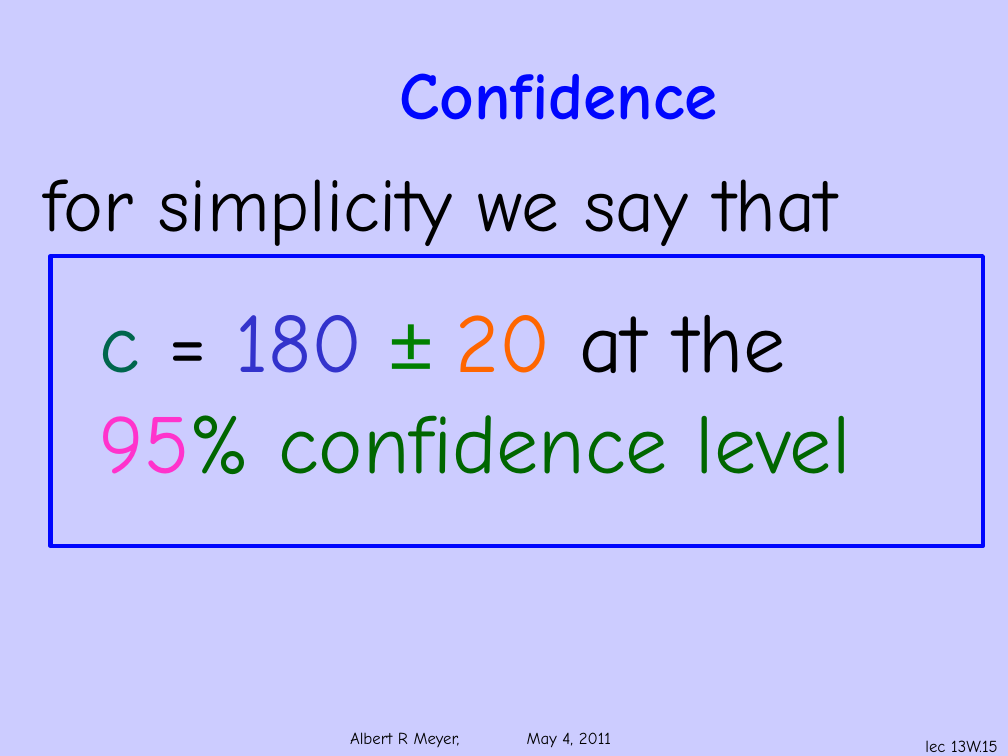
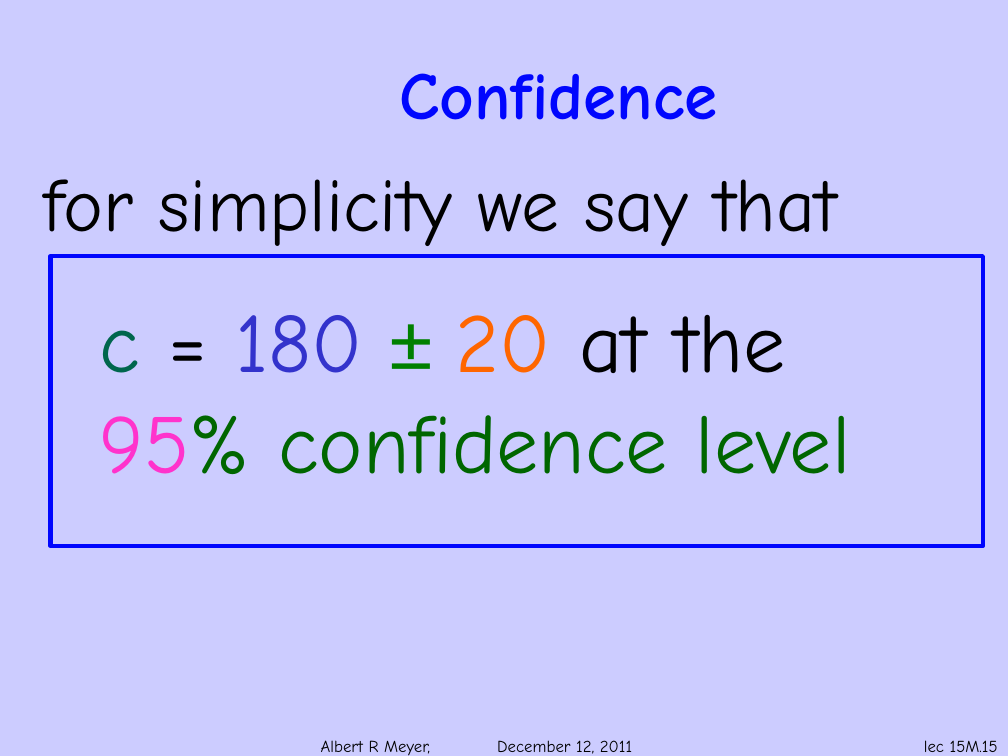
Before and after one commit to armeyer/mcs_web, a slide deck: slide 15 of fall11/slidesF11/slides15m.pptx. Drawn at 1008x756 pixels with LibreOffice and Linux fonts; fonts in the diff are those of the drawing; background and template pictures are left out. Boxes give left, top, right and bottom in pixels: in the first picture for what was removed or moved away, otherwise in the second. Text is boxed around its words. In the diff, an @@ line names an element or a change of style, - is before the commit and + after.

```diff
--- a/fall11/slidesF11/slides15m.pptx
+++ b/fall11/slidesF11/slides15m.pptx
@@ text at (321, 740, 632, 756): text changed @@
-Albert R Meyer, May 4, 2011
+Albert R Meyer, December 12, 2011
@@ page number at (924, 740, 998, 752): text changed @@
-lec 13W.15
+lec 15M.15
```
Also in this commit, not shown: 16 other slides changed, 1 other file.
